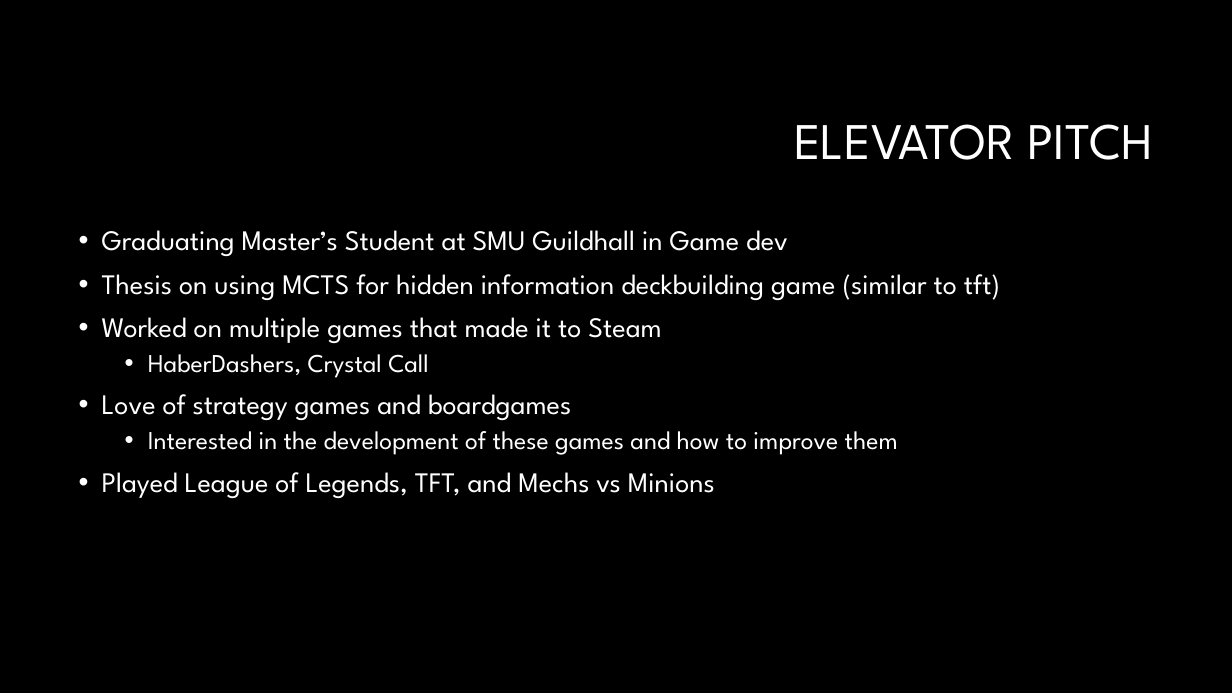
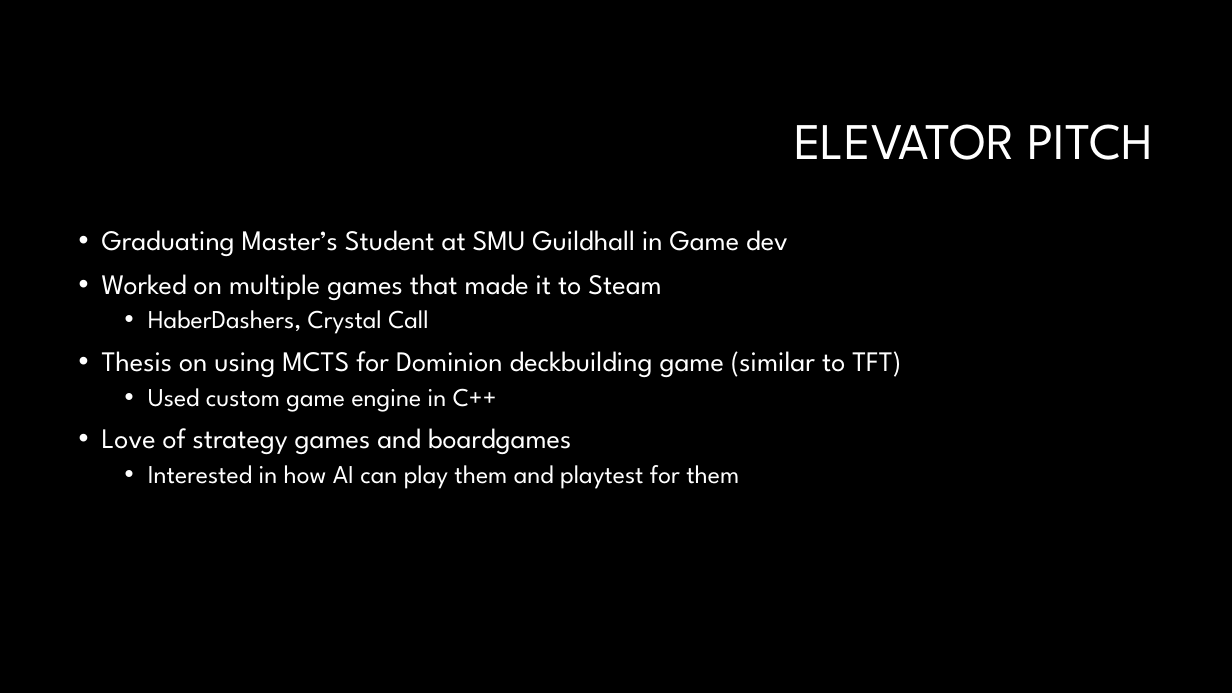
Before and after one commit to JSarasua/Guildhall, a slide deck: slide 7 of PD/Elevator pitch.pptx. Drawn at 1232x693 pixels with LibreOffice and Linux fonts; fonts in the diff are those of the drawing; background and template pictures are left out. Boxes give left, top, right and bottom in pixels: in the first picture for what was removed or moved away, otherwise in the second. Text is boxed around its words. In the diff, an @@ line names an element or a change of style, - is before the commit and + after.

```diff
--- a/PD/Elevator pitch.pptx
+++ b/PD/Elevator pitch.pptx
@@ text at (102, 274, 1000, 300): paragraph removed @@
-• Thesis on using MCTS for hidden information deckbuilding game (similar to tft)
@@ text at (102, 351, 901, 412): paragraphs added @@
+• Thesis on using MCTS for Dominion deckbuilding game (similar to TFT)
+  • Used custom game engine in C++
@@ text at (148, 465, 739, 489): text changed @@
-  • Interested in the development of these games and how to improve them
-• Played League of Legends, TFT, and Mechs vs Minions
+  • Interested in how AI can play them and playtest for them
```
Also in this commit, not shown: 5 other slides changed, 2 other files.
